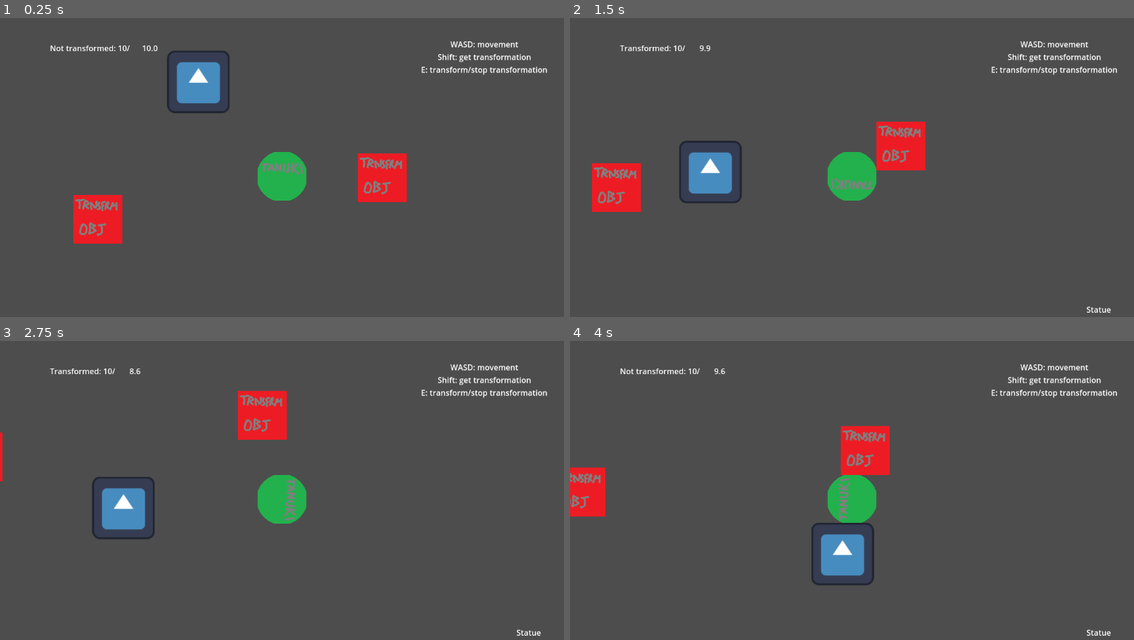
Above: before the commit, frames 1-4 (two rows, left to right).
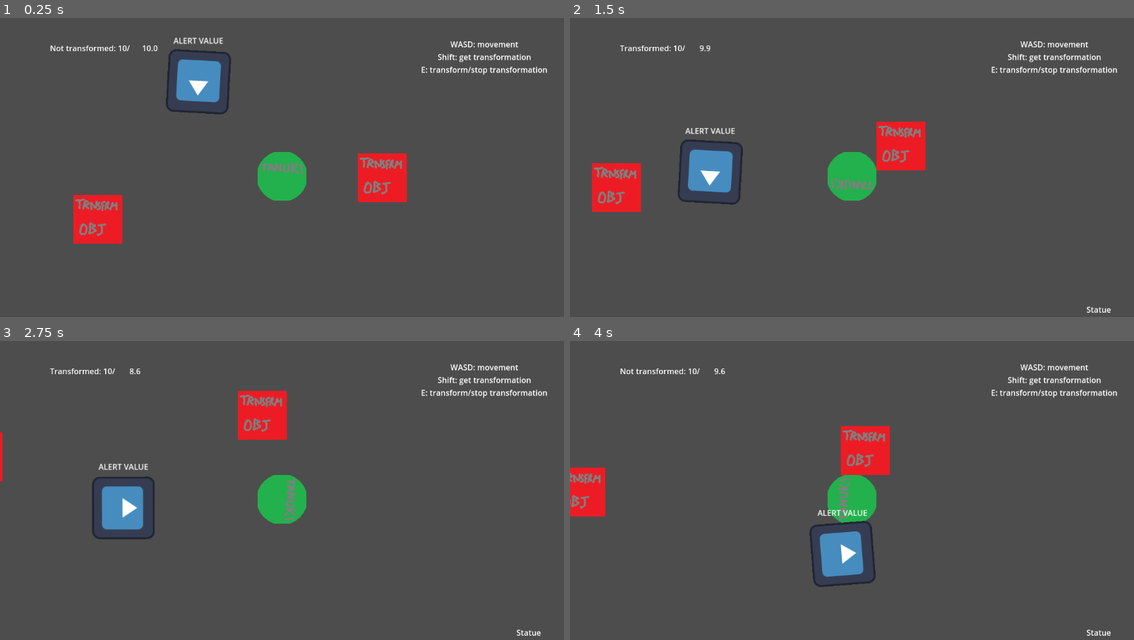
Above: after the commit, the same moments.

Repository: FinalExa/Tanuki
Game: Godot game, scene res://_Scenes/player_transform_test.tscn
The game is run twice, just before and just after one commit, with the same random seed, the same clock (stepped at 60 frames per second) and the same inputs. The engine's default icon, where the game draws it, is replaced by a stand-in: a white triangle on a blue panel in a dark square.
Inputs:
- Up to frame 1 (0.25 s): no input
- Up to frame 2 (1.5 s): hold D (right) 0.53-1.28 s; tap Shift (interact) at 0.6 s; hold S (down) from 1.28 s (still down); tap E (transformation) at 1.35 s
- Up to frame 3 (2.75 s): release S (down) at 2.03 s; hold D (right) from 2.03 s (still down); tap Shift (interact) at 2.1 s
- Up to frame 4 (4 s): release D (right) at 2.78 s; hold W (up) 2.78-3.53 s; tap E (transformation) at 2.85 s; hold A (left) from 3.53 s (still down); tap Shift (interact) at 3.6 s

The runs differ from the first frame. In frame 1, 0.5% of the frame differs, in the area x 29-41%, y 6-33%; in frame 2, 0.5%; in frame 3, 0.3%; in frame 4, 0.6%, in the area x 42-55%, y 56-83%.

Commit message:
Added enemy area to check with rotation

Diff:
--- /dev/null
+++ b/Enemies/Scripts/GuardAlertValue.gd
@@ -0,0 +1,5 @@
+class_name GuardAlertValue
+extends Label
+
+func updateValue(currentValue, maxValue):
+	self.text = str(currentValue, "/", maxValue)
--- /dev/null
+++ b/Enemies/Scripts/GuardCheck.gd
@@ -0,0 +1,18 @@
+class_name GuardCheck
+extends Area2D
+
+@export var isChecking: bool
+@export var maxAlertValue: float
+@export var playerOrTailIsSeenMultiplier: float
+@export var playerOrTailIsNotSeenMultiplier: float
+@export var distanceMultiplier: float
+var currentAlertValue: float
+
+@export var guardAlertValue: GuardAlertValue
+
+func _ready():
+	pass
+
+func reset_alert_value():
+	currentAlertValue = 0
+	isChecking = false
--- a/Enemies/Scripts/GuardPatrol.gd
+++ b/Enemies/Scripts/GuardPatrol.gd
@@ -38,11 +38,13 @@
 
 func move_patrol_action(target):
 	guardMovement.set_new_target(target)
+	guardRotator.setLookingAtSomething(target)
 	patrolMovementIndex = set_new_index(patrolMovementIndex, guardController.moveActions.size())
 
 func wait_patrol_action(timer):
 	waitTimer = timer
 	guardMovement.set_new_target(null)
+	guardRotator.stopLooking()
 	isWaiting = true
 	patrolWaitIndex = set_new_index(patrolWaitIndex, guardController.waitActions.size())
 
@@ -55,6 +57,7 @@
 			set_current_patrol_routine()
 
 func look_around_patrol_action(rotationPoint):
+	guardRotator.stopLooking()
 	guardRotator.rotateTo(rotationPoint)
 	patrolLookAroundIndex = set_new_index(patrolLookAroundIndex, guardController.lookActions.size())
 
--- a/Enemies/Scripts/GuardRotator.gd
+++ b/Enemies/Scripts/GuardRotator.gd
@@ -2,10 +2,18 @@
 extends Node2D
 
 @export var upRad = 0
+@export var leftRad = 0
 @export var downRad = 0
-@export var leftRad = 0
 @export var rightRad = 0
-var lastDirection = Vector2(0,0)
+@export var lookAtOffset = 0
+
+var isLookingAtSomething: bool
+var target: Node2D
+
+@export var mainNodeRef: Node2D
+
+func _process(_delta):
+	lookAtTarget()
 
 func rotateTo(givenPoint):
 	if (givenPoint == GuardController.LookDirections.UP):
@@ -18,3 +26,15 @@
 				self.rotation_degrees = leftRad
 			else:
 				self.rotation_degrees = rightRad
+
+func setLookingAtSomething(receivedTarget):
+	target = receivedTarget
+	isLookingAtSomething = true
+
+func stopLooking():
+	isLookingAtSomething = false
+
+func lookAtTarget():
+	if(isLookingAtSomething == true):
+		self.look_at(target.position)
+		self.rotation_degrees += lookAtOffset
--- a/Enemies/guard.tscn
+++ b/Enemies/guard.tscn
@@ -1,10 +1,12 @@
-[gd_scene load_steps=7 format=3 uid="uid://c052qian20ho8"]
+[gd_scene load_steps=9 format=3 uid="uid://bemukmxeqw8vh"]
 
 [ext_resource type="Script" path="res://Enemies/Scripts/GuardController.gd" id="1_loc1f"]
 [ext_resource type="Script" path="res://Enemies/Scripts/GuardMovement.gd" id="1_lv0fd"]
 [ext_resource type="Texture2D" uid="uid://dn7bqp3hsgrfj" path="res://icon.svg" id="2_7u3uy"]
+[ext_resource type="Script" path="res://Enemies/Scripts/GuardAlertValue.gd" id="4_0sjol"]
 [ext_resource type="Script" path="res://Enemies/Scripts/GuardPatrol.gd" id="4_amsnv"]
 [ext_resource type="Script" path="res://Enemies/Scripts/GuardRotator.gd" id="4_lrldw"]
+[ext_resource type="Script" path="res://Enemies/Scripts/GuardCheck.gd" id="6_8v6qf"]
 
 [sub_resource type="CircleShape2D" id="CircleShape2D_2aaw5"]
 radius = 64.0
@@ -33,13 +35,36 @@
 guardRotator = NodePath("../Rotator")
 isInPatrol = true
 
-[node name="Rotator" type="Node2D" parent="."]
+[node name="AlertValue" type="Label" parent="."]
+offset_left = -80.0
+offset_top = -96.0
+offset_right = 80.0
+offset_bottom = -73.0
+text = "ALERT VALUE"
+horizontal_alignment = 1
+vertical_alignment = 1
+script = ExtResource("4_0sjol")
+
+[node name="Rotator" type="Node2D" parent="." node_paths=PackedStringArray("mainNodeRef")]
 script = ExtResource("4_lrldw")
+leftRad = 270
 downRad = 180
-leftRad = 270
 rightRad = 90
+lookAtOffset = 90
+mainNodeRef = NodePath("..")
 
 [node name="Sprite2D" type="Sprite2D" parent="Rotator"]
 texture = ExtResource("2_7u3uy")
 
+[node name="GuardCheck" type="Area2D" parent="Rotator" node_paths=PackedStringArray("guardAlertValue")]
+position = Vector2(0, -16)
+rotation = 3.14159
+script = ExtResource("6_8v6qf")
+guardAlertValue = NodePath("../../AlertValue")
+
+[node name="CollisionPolygon2D" type="CollisionPolygon2D" parent="Rotator/GuardCheck"]
+position = Vector2(8.00001, 40)
+scale = Vector2(1.73438, 5.75293)
+polygon = PackedVector2Array(23.0631, 0, -32.2883, 0, -64, 64, 64, 64)
+
 [connection signal="reached_destination" from="GuardMovement" to="GuardPatrol" method="_on_guard_movement_reached_destination"]
--- a/PlayerCharacter/Scripts/PlayerCharacter.gd
+++ b/PlayerCharacter/Scripts/PlayerCharacter.gd
@@ -14,6 +14,5 @@
 func _on_transformation_object_set_trs_not_ready():
 	emit_signal("unset_temp_trs")
 
-
 func _on_guard_get_character_ref():
 	emit_signal("give_self_reference", self)
--- a/_Scenes/player_transform_test.tscn
+++ b/_Scenes/player_transform_test.tscn
@@ -23,9 +23,9 @@
 transformedMaxSpeed = 1000
 
 [node name="Guard" parent="." node_paths=PackedStringArray("moveActions") instance=ExtResource("3_kj1fg")]
-patrolActions = Array[int]([1, 1, 0, 2, 0, 1, 2])
-waitActions = Array[float]([3.0, 2.0])
-moveActions = [NodePath("../FirstCheckPoint"), NodePath("../SecondCheckPoint"), NodePath("../FirstCheckPoint")]
+patrolActions = Array[int]([1, 1, 0, 2, 0, 1, 2, 0, 1, 0])
+waitActions = Array[float]([2.0, 2.0, 2.0, 2.0])
+moveActions = [NodePath("../FirstCheckPoint"), NodePath("../SecondCheckPoint"), NodePath("../FirstCheckPoint"), NodePath("../ThirdCheckPoint")]
 lookActions = Array[int]([1, 0])
 
 [node name="NavigationRegion2D" type="NavigationRegion2D" parent="."]
@@ -37,6 +37,9 @@
 [node name="SecondCheckPoint" type="Node2D" parent="."]
 position = Vector2(448, 192)
 
+[node name="ThirdCheckPoint" type="Node2D" parent="."]
+position = Vector2(-360, -200)
+
 [connection signal="give_self_reference" from="PlayerCharacter" to="Guard" method="_on_player_character_give_self_reference"]
 [connection signal="set_trs_notReady" from="TransformationObject" to="PlayerCharacter" method="_on_transformation_object_set_trs_not_ready"]
 [connection signal="set_trs_ready" from="TransformationObject" to="PlayerCharacter" method="_on_transformation_object_set_trs_ready"]
Not shown: 1 places in _Scenes/player_transform_test.tscn that only renumber resources
